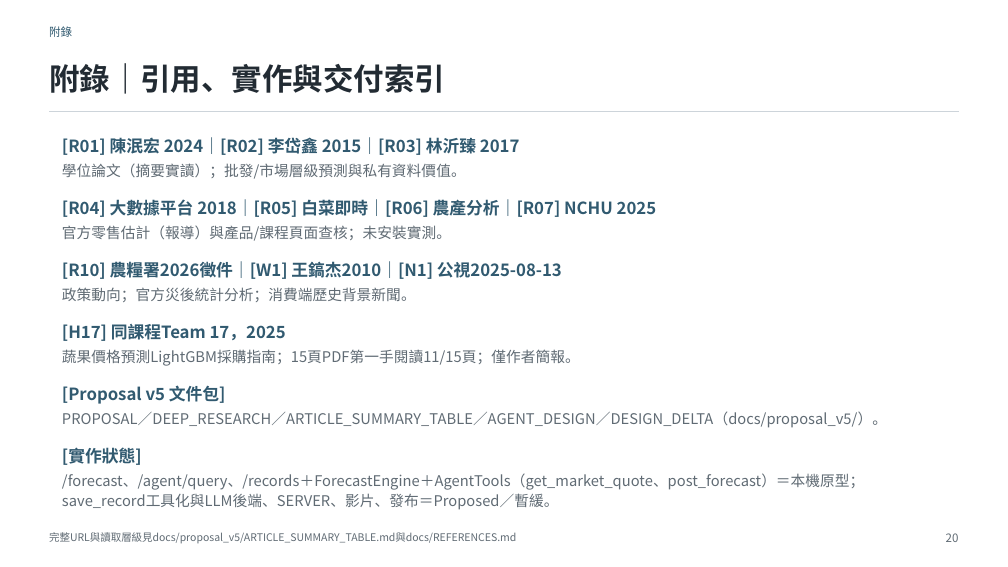
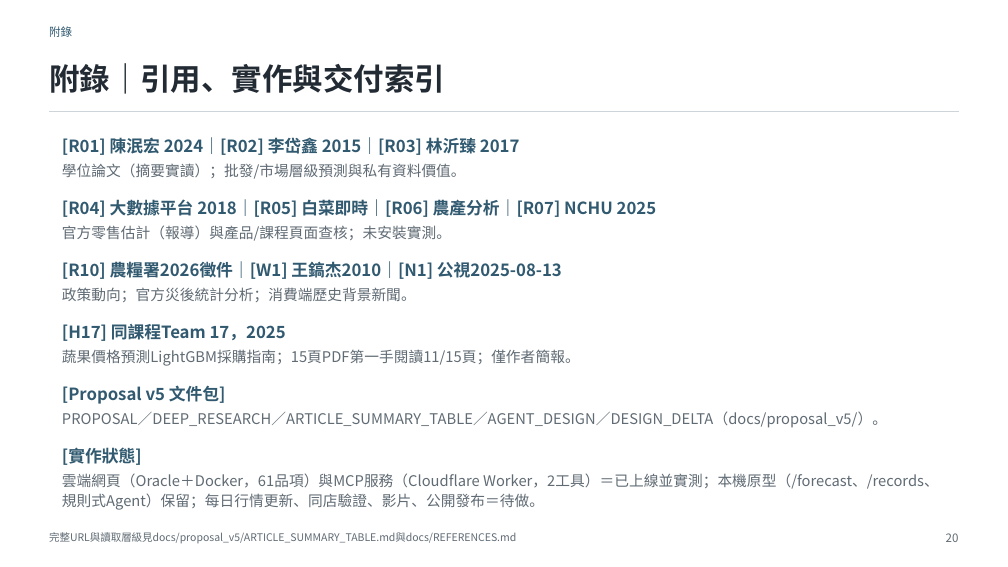
Before and after one commit to prometheans152/FreshMarketPriceForecastAgent, a slide deck: slide 20 of slides/proposal_v7/FMPA_Proposal_v7.pptx. Drawn at 1008x567 pixels with LibreOffice and Linux fonts; fonts in the diff are those of the drawing. Boxes give left, top, right and bottom in pixels: in the first picture for what was removed or moved away, otherwise in the second. Text is boxed around its words. In the diff, an @@ line names an element or a change of style, - is before the commit and + after.

```diff
--- a/slides/proposal_v7/FMPA_Proposal_v7.pptx
+++ b/slides/proposal_v7/FMPA_Proposal_v7.pptx
@@ text at [62, 473, 939, 510]: text changed @@
-/forecast、/agent/query、/records＋ForecastEngine＋AgentTools（get_market_quote、post_forecast）＝本機原型；save_record工具化與LLM後端、SERVER、影片、發布＝Proposed／暫緩。
+雲端網頁（Oracle＋Docker，61品項）與MCP服務（Cloudflare Worker，2工具）＝已上線並實測；本機原型（/forecast、/records、規則式Agent）保留；每日行情更新、同店驗證、影片、公開發布＝待做。
```
Also in this commit, not shown: 4 other slides changed, 1 slide added, 1 slide removed, 7 other files.
